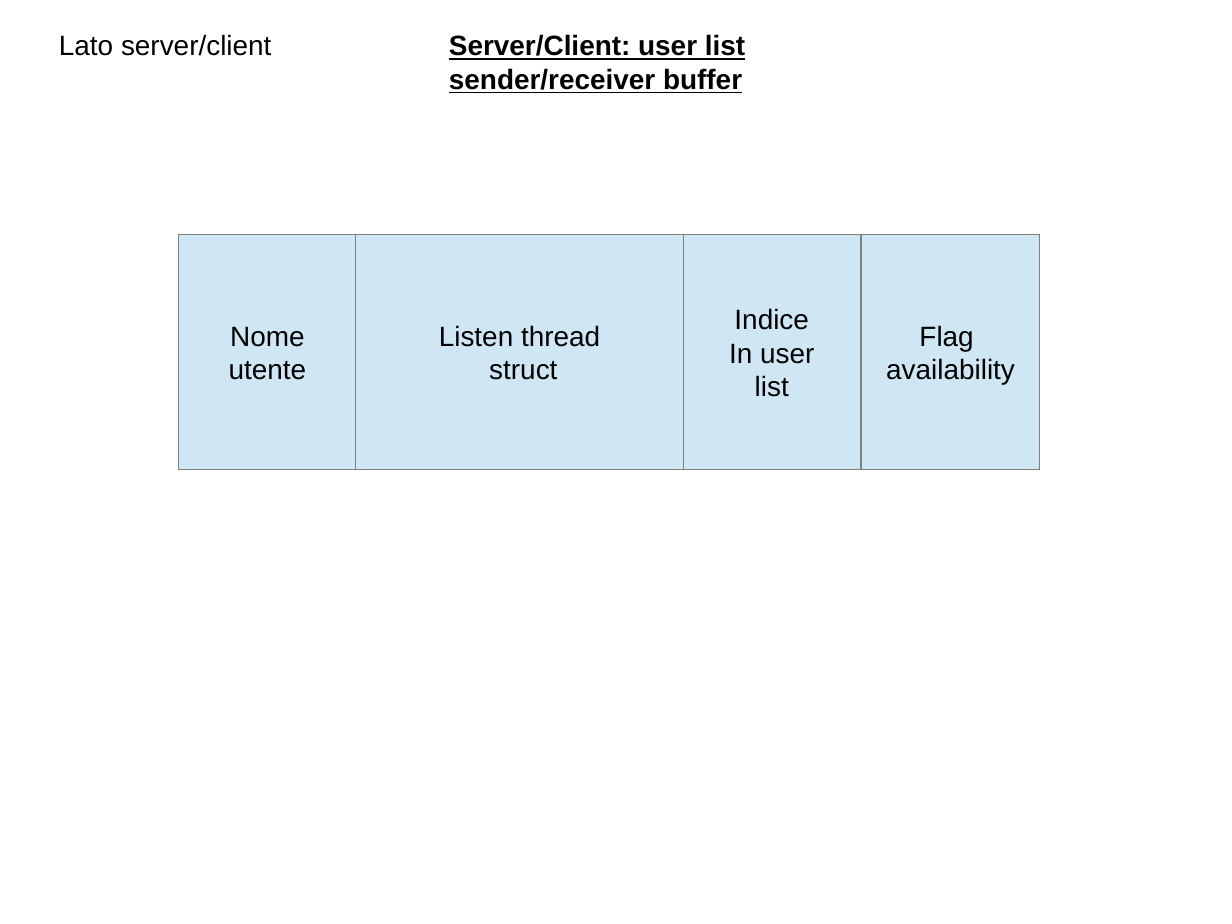
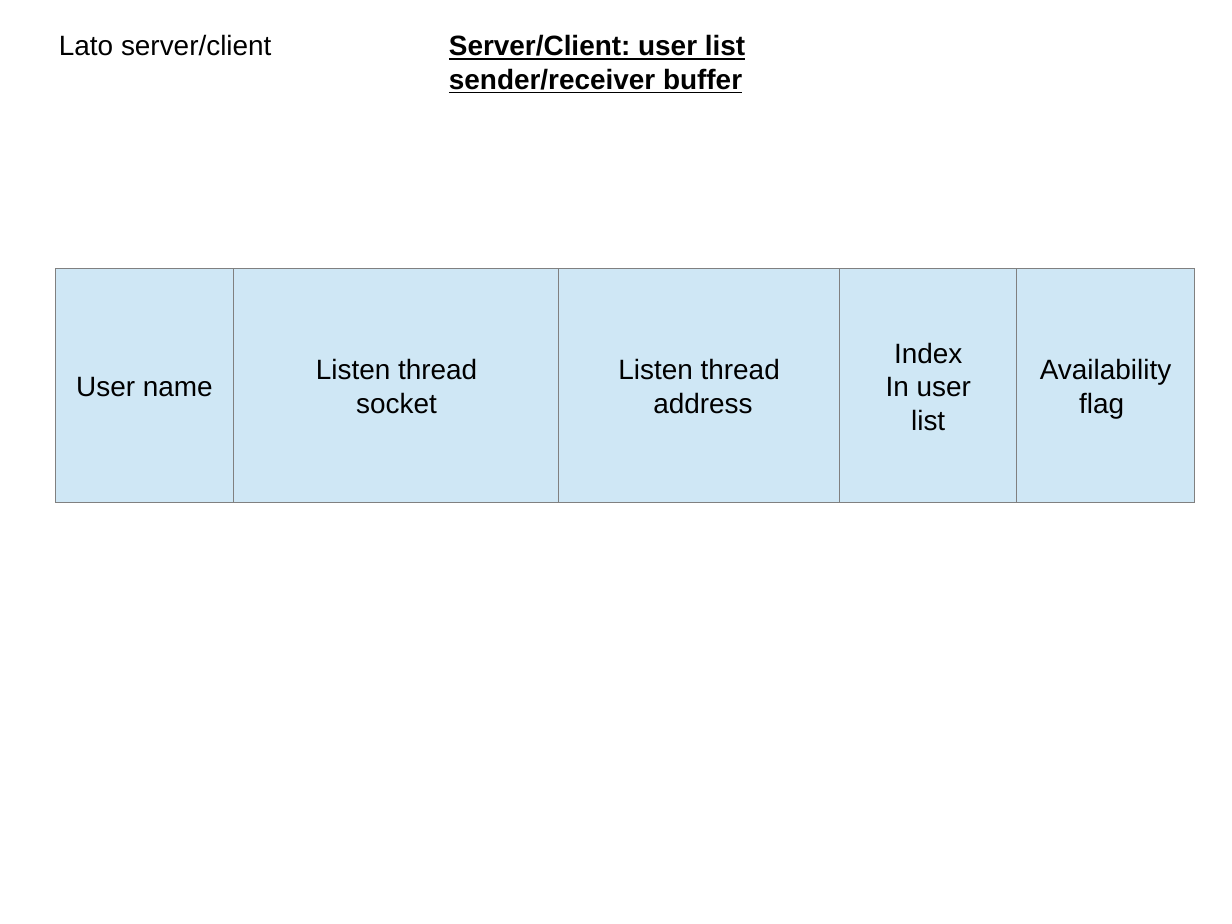
Before and after one commit to polyc/talk-service, a slide deck: slide 11 of SO_projectDiagram.odp. Drawn at 1232x924 pixels with LibreOffice and Linux fonts; fonts in the diff are those of the drawing. Boxes give left, top, right and bottom in pixels: in the first picture for what was removed or moved away, otherwise in the second. Text is boxed around its words. In the diff, an @@ line names an element or a change of style, - is before the commit and + after.

Commit message:
data structures revision

```diff
--- a/SO_projectDiagram.odp
+++ b/SO_projectDiagram.odp
@@ rectangle removed at bbox=[179, 235, 357, 470] @@
-Nome
-utente
@@ rectangle added at bbox=[56, 268, 234, 503], fill #CFE7F5, outline #808080 0 pt, 18 pt, text #000000 @@
+User name
@@ rectangle "Listen thread": place and size @@
-rectangle "Listen thread" at bbox=[357, 235, 684, 470]
+rectangle "Listen thread" at bbox=[234, 268, 561, 503]
@@ rectangle added at bbox=[559, 268, 840, 503], fill #CFE7F5, outline #808080 0 pt, 18 pt, text #000000 @@
+Listen thread
+address
@@ rectangle "Index": place and size @@
-rectangle "Index" at bbox=[683, 235, 861, 470]
+rectangle "Index" at bbox=[840, 268, 1017, 503]
@@ rectangle "Availability": place and size @@
-rectangle "Availability" at bbox=[862, 235, 1040, 470]
+rectangle "Availability" at bbox=[1017, 268, 1195, 503]
@@ text in rectangle at bbox=[894, 342, 962, 364]: text changed @@
-Indice
+Index
@@ text in rectangle at bbox=[1040, 358, 1171, 418]: text changed @@
-Flag
-availability
+Availability
+flag
@@ text in rectangle at bbox=[356, 392, 437, 414]: text changed @@
-struct
+socket
```
Also in this commit, not shown: 2 other slides changed.
